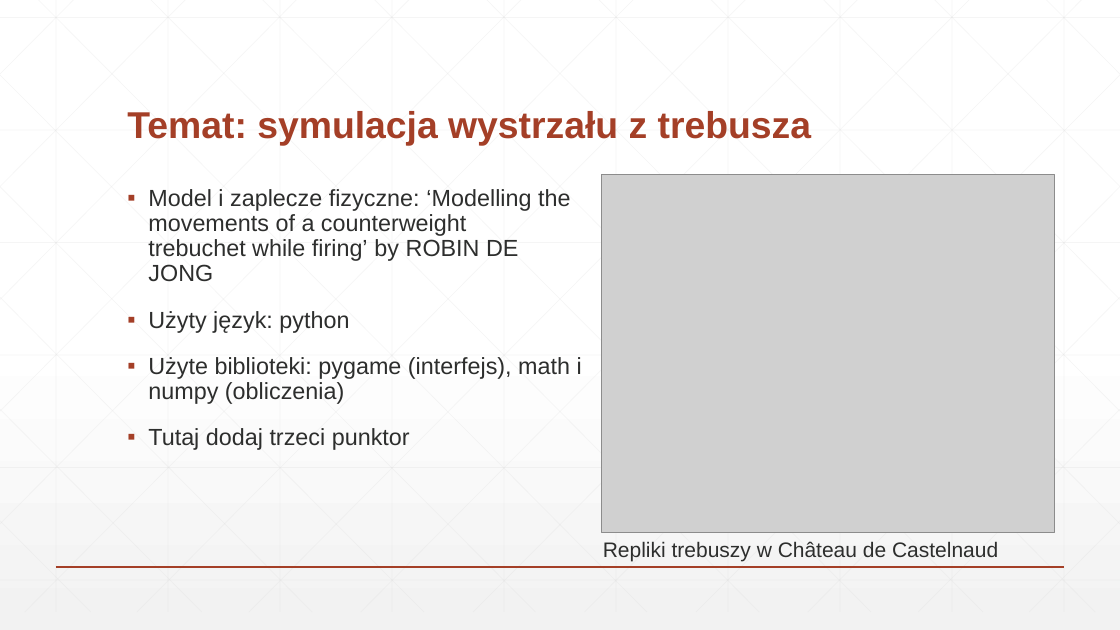
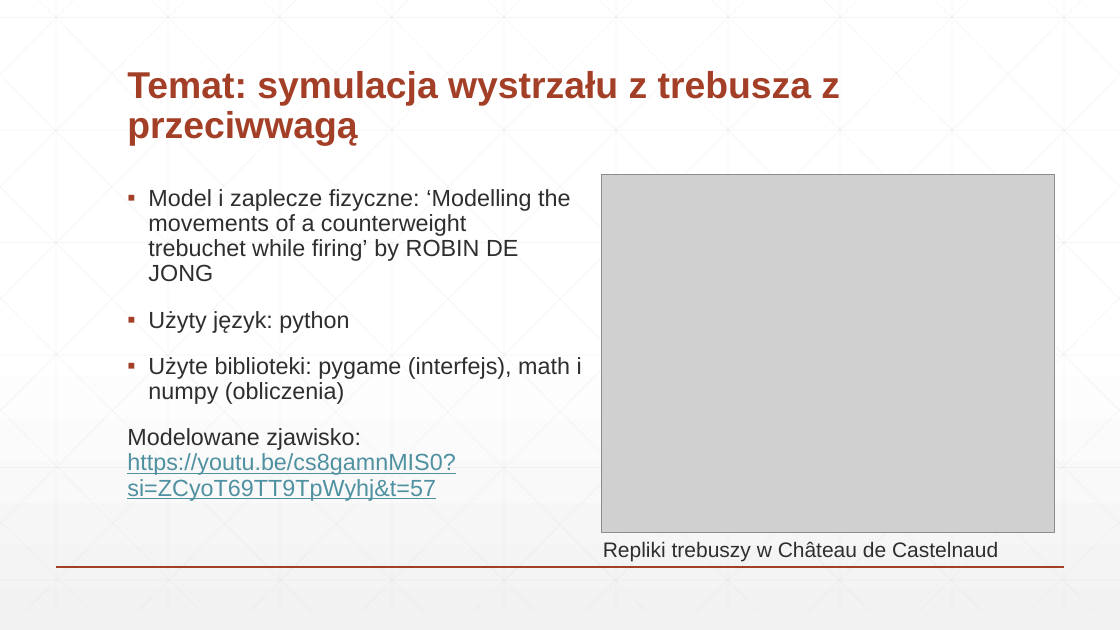
Before and after one commit to Xenvar2307/MiSK-project, a slide deck: slide 2 of Materiały/Prezentacja.pptx. Drawn at 1120x630 pixels with LibreOffice and Linux fonts; fonts in the diff are those of the drawing; grey boxes stand for pictures. Boxes give left, top, right and bottom in pixels: in the first picture for what was removed or moved away, otherwise in the second. Text is boxed around its words. In the diff, an @@ line names an element or a change of style, - is before the commit and + after.

```diff
--- a/Materiały/Prezentacja.pptx
+++ b/Materiały/Prezentacja.pptx
@@ title at [127,71,840,146]: text changed @@
-Temat: symulacja wystrzału z trebusza
+Temat: symulacja wystrzału z trebusza z przeciwwagą
@@ text at [127,428,455,501]: text changed; text colour #2D2E2D to #4F91A1 @@
-▪ Tutaj dodaj trzeci punktor
+Modelowane zjawisko: https://youtu.be/cs8gamnMIS0?si=ZCyoT69TT9TpWyhj&t=57
```
Also in this commit, not shown: 4 slides added, 1 slide removed.
